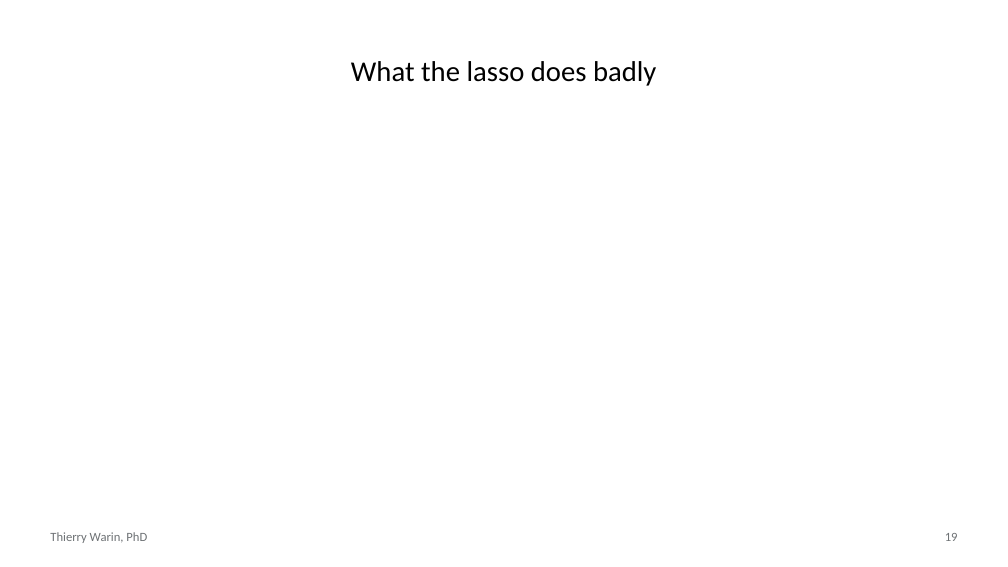
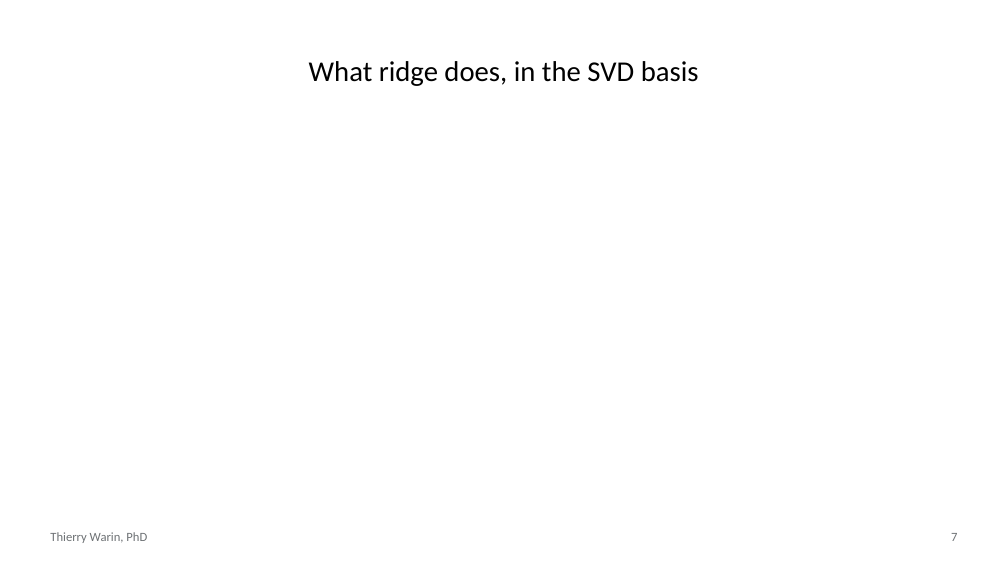
Before and after one commit to warint/quantitative-methods, a slide deck: slide 7 of 05-ridge-lasso-elastic-net/slides.pptx (slide 19 before the commit). Drawn at 1008x567 pixels with LibreOffice and Linux fonts; fonts in the diff are those of the drawing. Boxes give left, top, right and bottom in pixels: in the first picture for what was removed or moved away, otherwise in the second. Text is boxed around its words. In the diff, an @@ line names an element or a change of style, - is before the commit and + after.

```diff
--- a/05-ridge-lasso-elastic-net/slides.pptx
+++ b/05-ridge-lasso-elastic-net/slides.pptx
@@ title at (309,61,699,86): text changed @@
-What the lasso does badly
+What ridge does, in the SVD basis
@@ page number at (951,533,957,541): text changed @@
-19
+7
```
Also in this commit, not shown: 8 other slides changed, 20 slides added, 27 slides removed, 3 other files.
